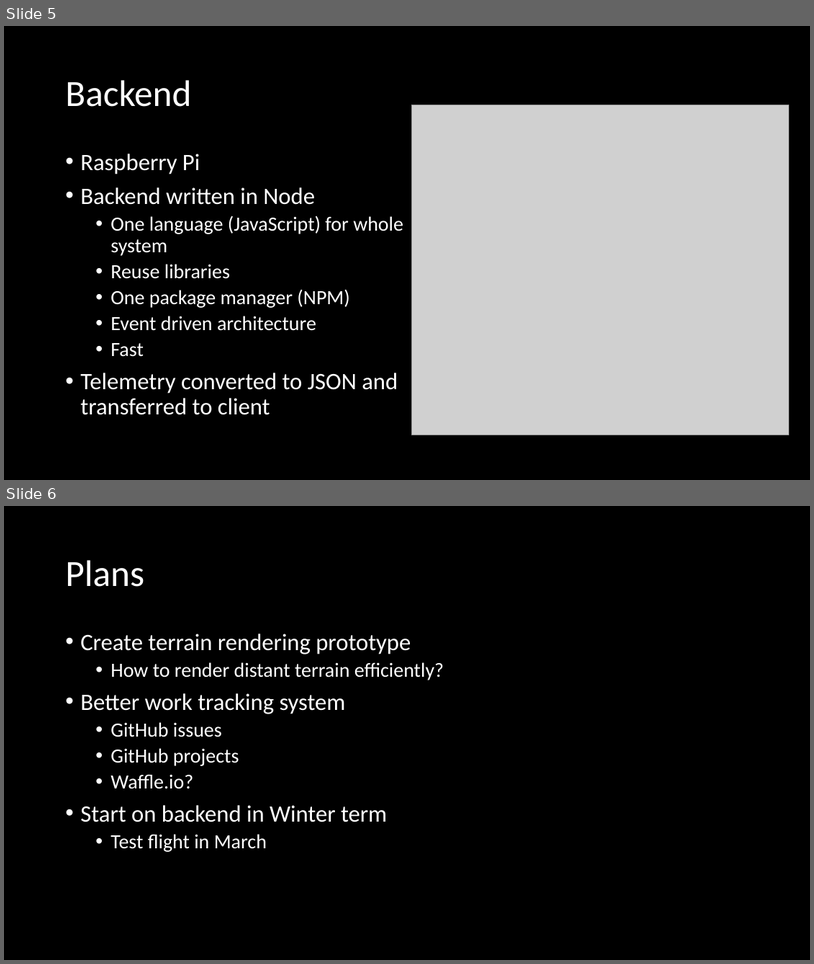
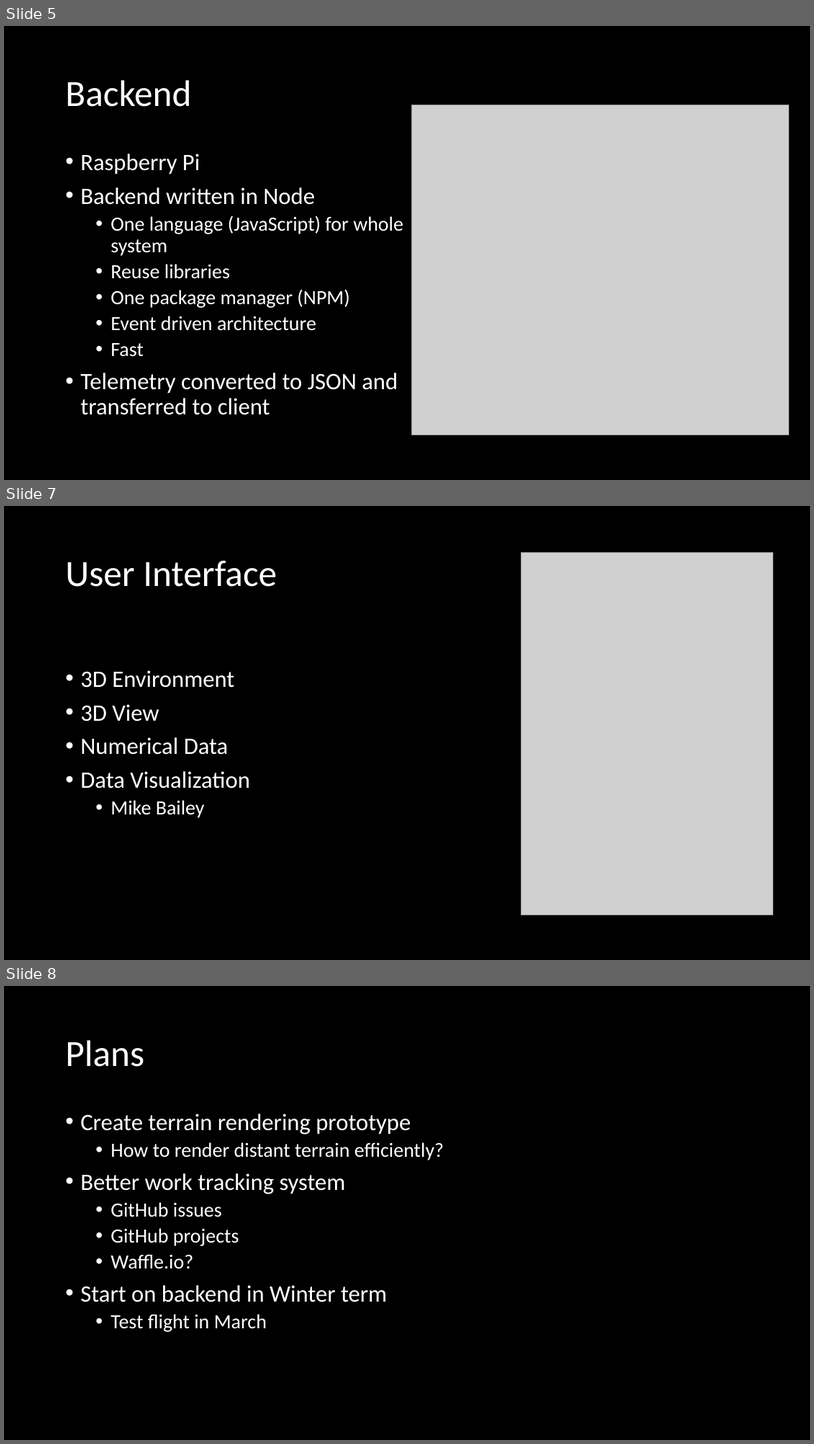
Before and after one commit to 100k-rocketry/groundstation, a slide deck: doc/presentations/FallProgressReport.pptx. Shown one above the other, each under a label of ours: slides 5 and 6 before the commit, slides 5, 7 and 8 after it; the slides between them are not shown. The pictures are 814x964 and 814x1444 pixels, drawn with LibreOffice and Linux fonts; fonts in the diff are those of the drawing; grey boxes stand for pictures. Boxes give left, top, right and bottom in pixels: in the first picture for what was removed or moved away, otherwise in the second. Text is boxed around its words. In the diff, an @@ line names an element or a change of style, - is before the commit and + after.

```diff
--- a/doc/presentations/FallProgressReport.pptx
+++ b/doc/presentations/FallProgressReport.pptx
@@ slide 7 added at [4, 506, 810, 960], background #000000 @@
@@ title added at [65, 561, 277, 587], 44 pt, text #FFFFFF @@
+User Interface
@@ picture added at [521, 553, 774, 915] @@
@@ text added at [80, 670, 250, 818], 28 pt, text #FFFFFF @@
+• 3D Environment
+• 3D View
+• Numerical Data
+• Data Visualization
+  • Mike Bailey
@@ what was slide 6 is now slide 8 @@
```
Also in this commit, not shown: 1 slide changed, 1 other slide added, 2 slides removed, 2 other files.
